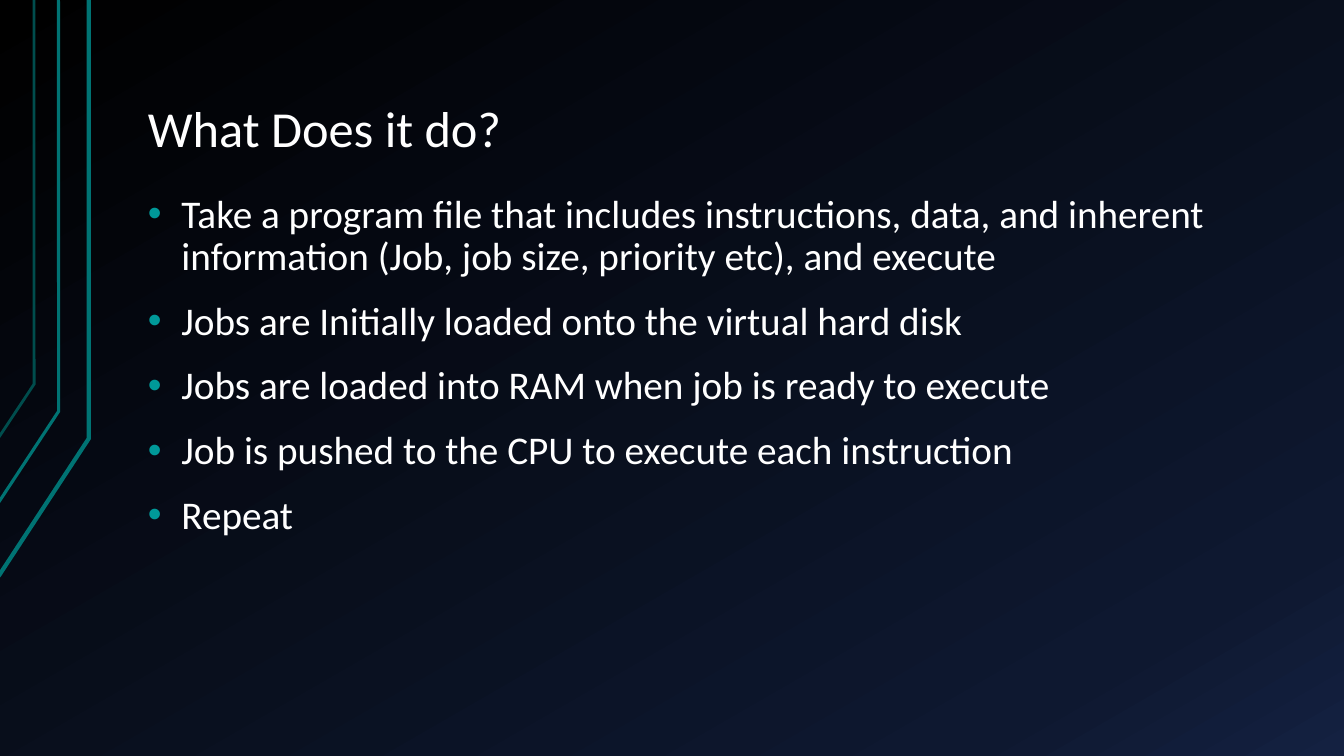
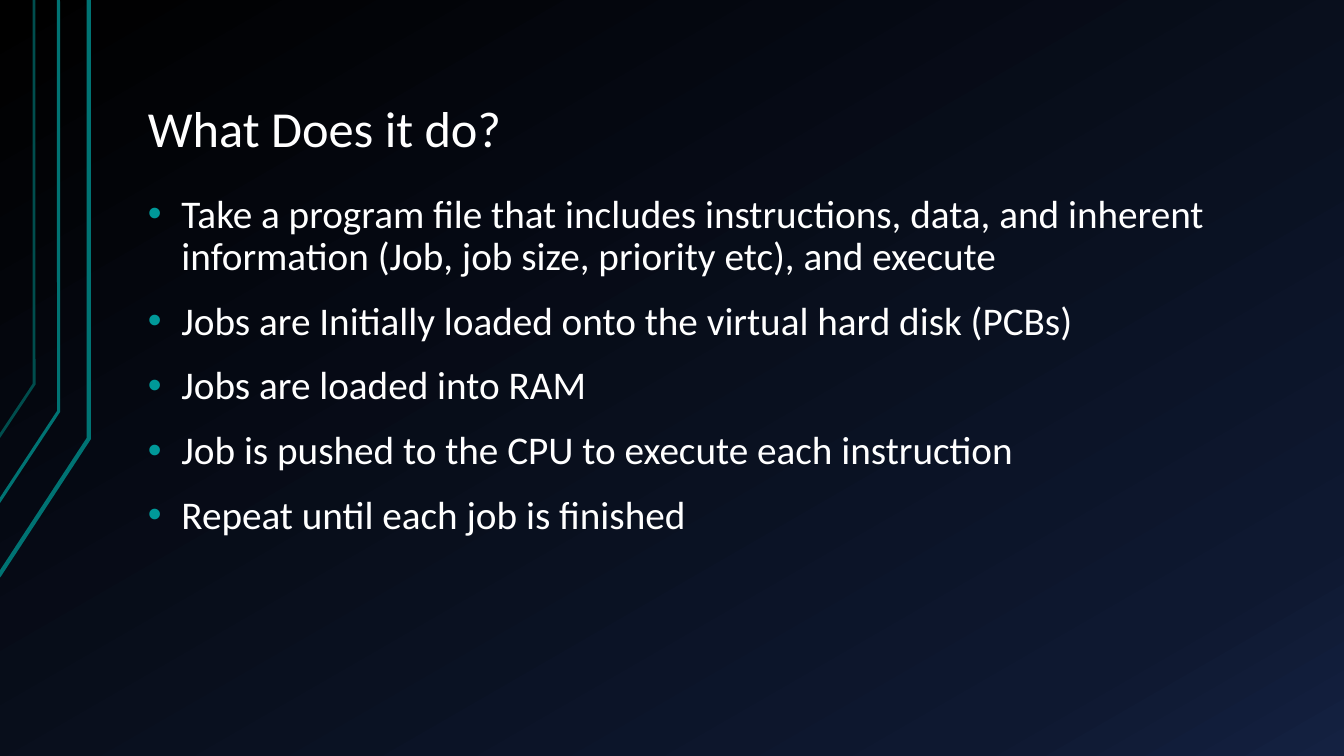
Before and after one commit to EduardoJean9/OSsimulator, a slide deck: slide 2 of VirutalOperatingSystem/OS.pptx. Drawn at 1344x756 pixels with LibreOffice and Linux fonts; fonts in the diff are those of the drawing. Boxes give left, top, right and bottom in pixels: in the first picture for what was removed or moved away, otherwise in the second. Text is boxed around its words. In the diff, an @@ line names an element or a change of style, - is before the commit and + after.

```diff
--- a/VirutalOperatingSystem/OS.pptx
+++ b/VirutalOperatingSystem/OS.pptx
@@ text at (181,306,1072,400): text changed @@
-• Jobs are Initially loaded onto the virtual hard disk
-• Jobs are loaded into RAM when job is ready to execute
+• Jobs are Initially loaded onto the virtual hard disk (PCBs)
+• Jobs are loaded into RAM
@@ text at (181,501,685,536): text changed @@
-• Repeat
+• Repeat until each job is finished
```
Also in this commit, not shown: 5 other files.
